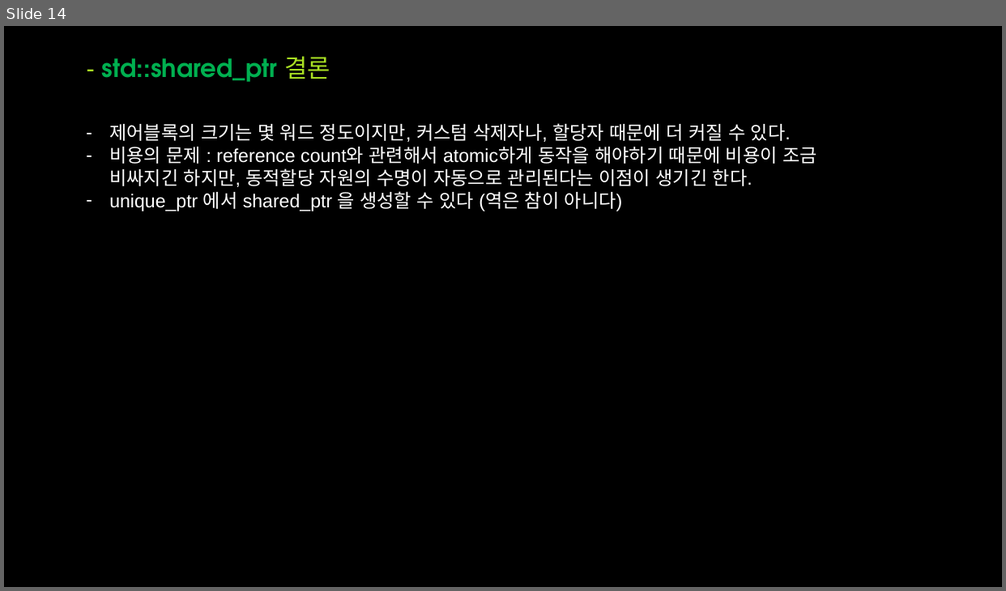
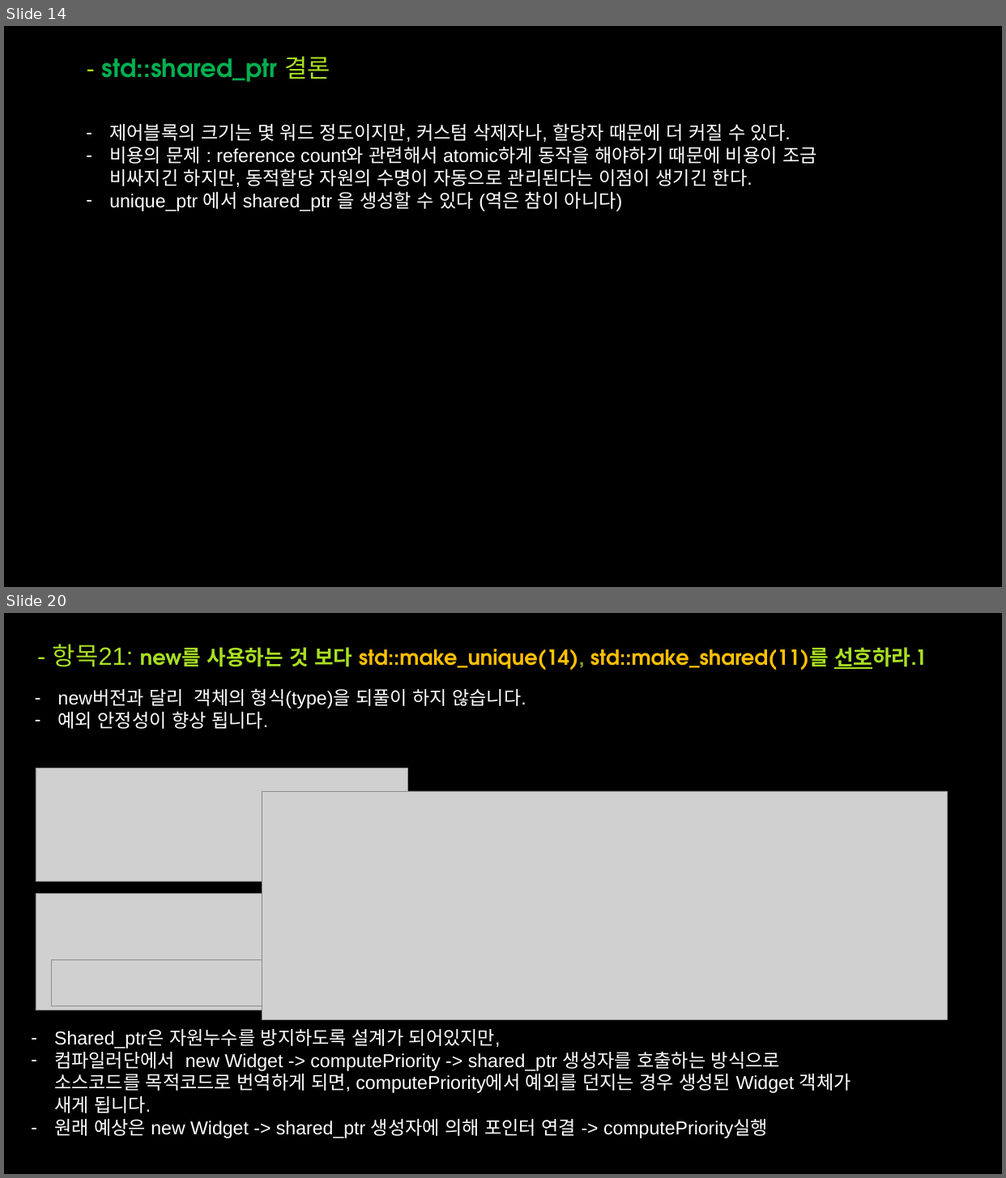
Before and after one commit to OptimizationStudy/Repo2018, a slide deck: PPT/ModernCppStudy_7_(18~22).pptx. Shown one above the other, each under a label of ours: slide 14 before the commit, slides 14 and 20 after it; the slides between them are not shown. The pictures are 1006x591 and 1006x1178 pixels, drawn with LibreOffice and Linux fonts; fonts in the diff are those of the drawing; grey boxes stand for pictures; background and template pictures are left out. Boxes give left, top, right and bottom in pixels: in the first picture for what was removed or moved away, otherwise in the second. Text is boxed around its words. In the diff, an @@ line names an element or a change of style, - is before the commit and + after.

```diff
--- a/PPT/ModernCppStudy_7_(18~22).pptx
+++ b/PPT/ModernCppStudy_7_(18~22).pptx
@@ slide 20 added at <box>4,613,1002,1174</box>, background picture (left out) @@
@@ title added at <box>53,644,927,671</box>, 20 pt, text #FFC000, bold @@
+- 항목21: new를 사용하는 것 보다 std::make_unique(14), std::make_shared(11)를 선호하라.1
@@ text added at <box>58,688,526,729</box>, 18 pt, text #FFFFFF @@
+– new버전과 달리 객체의 형식(type)을 되풀이 하지 않습니다.
+– 예외 안정성이 향상 됩니다.
@@ picture added at <box>36,768,407,882</box> @@
@@ picture added at <box>262,791,948,1020</box> @@
@@ picture added at <box>36,894,697,1011</box> @@
@@ picture added at <box>52,960,666,1007</box> @@
@@ text added at <box>54,1029,851,1139</box>, 18 pt, text #FFFFFF @@
+– Shared_ptr은 자원누수를 방지하도록 설계가 되어있지만,
+– 컴파일러단에서 new Widget -> computePriority -> shared_ptr 생성자를 호출하는 방식으로 소스코드를 목적코드로 번역하게 되면, computePriority에서 예외를 던지는 경우 생성된 Widget 객체가 새게 됩니다.
+– 원래 예상은 new Widget -> shared_ptr 생성자에 의해 포인터 연결 -> computePriority실행
```
Also in this commit, not shown: 15 other slides added.
